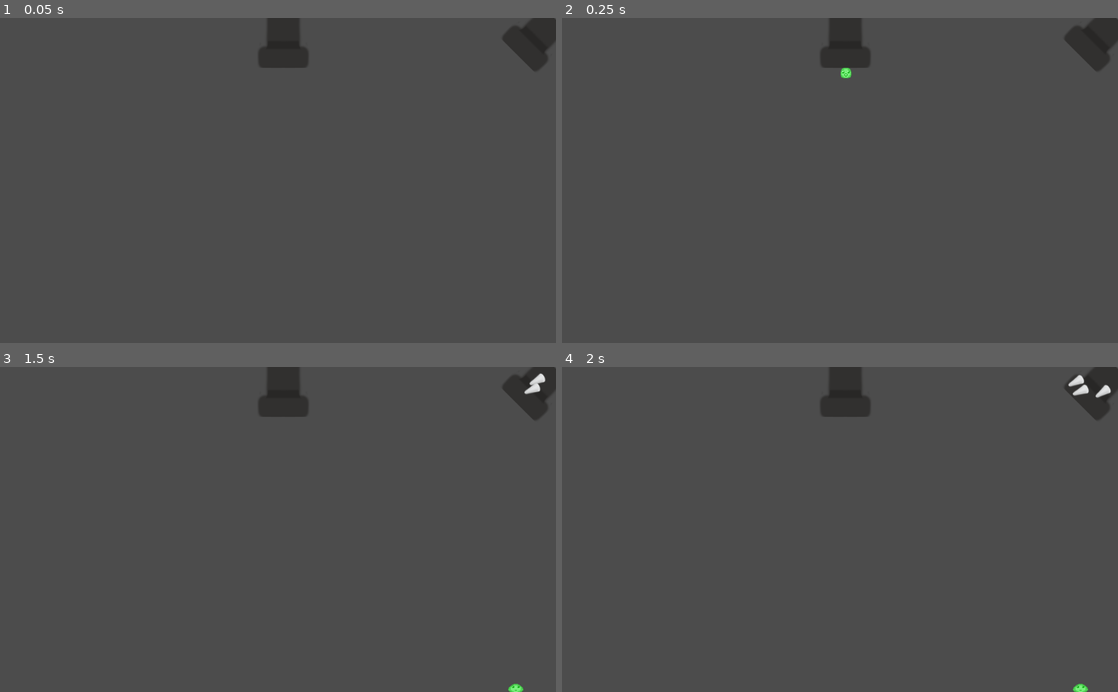
Above: before the commit, frames 1-4 (two rows, left to right).
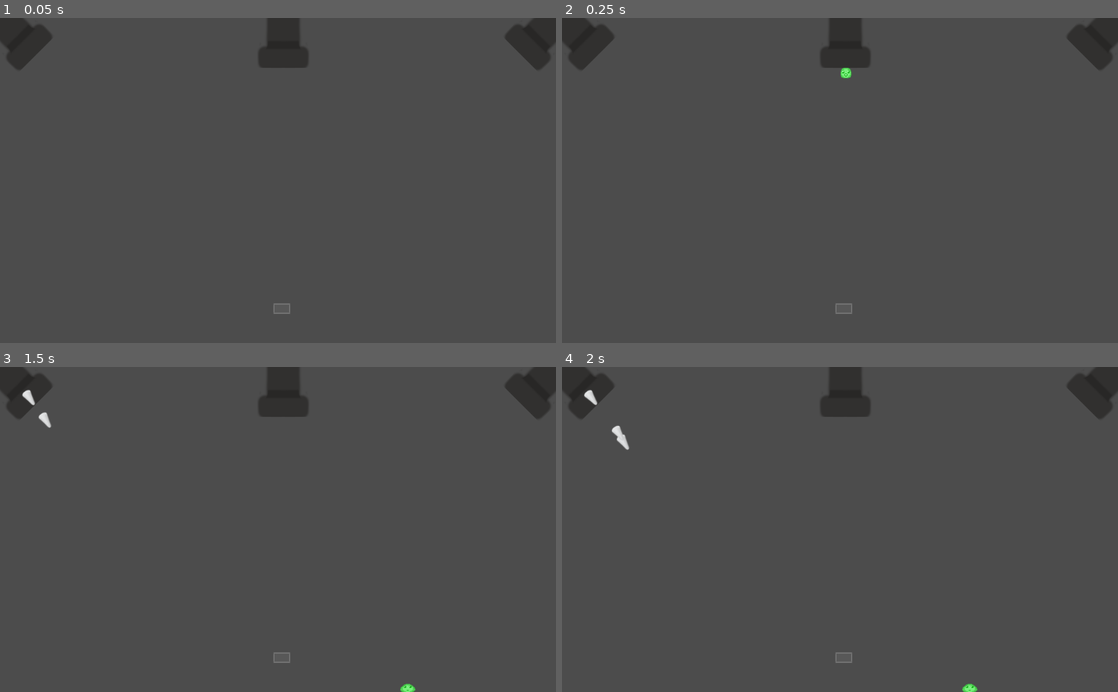
Above: after the commit, the same moments.

Repository: Aasherknight/Slimy
Game: Godot game, scene res://main.tscn
Two runs of this game, one before a commit and one after it. Both use one fixed random seed, a clock stepped at 60 frames per second and the inputs below.
Inputs:
- Up to frame 1 (0.05 s): no input
- Up to frame 2 (0.25 s): no input
- Up to frame 3 (1.5 s): hold Right (ui_right) 0.53-1.28 s; hold Down (ui_down) from 1.28 s (still down)
- Up to frame 4 (2 s): keep holding Down (ui_down)

The runs differ from the first frame. In frame 1, 1.0% of the frame differs, in the area x 0-100%, y 0-92%; in frame 2, 1.0%; in frame 3, 1.3%; in frame 4, 1.4%, in the area x 0-100%, y 0-100%.

Commit message:
spikes corrected
they will now spawn correctly and only hit the player

Diff:
--- a/Player.gd
+++ b/Player.gd
@@ -3,6 +3,8 @@
 export (int) var speed # how fast the player will move (pixels/sec)
 var screensize # size of the game window
 var velocity = Vector2(0,0) #player's movement vector.
+
+const platform = preload("platform.gd")
 
 #Spawn point
 var spawn = Vector2( 5, 5)
@@ -13,7 +15,7 @@
 var screen_bot = 590
 var jumpPower = 9
 var movSpeed = 1
-var maxMovSpeed = 9
+var maxMovSpeed = 5
 var friction = 0.5
 var grav = 0.25
 
@@ -32,7 +34,6 @@
 
 #Handle button presses
 func _process(delta):
-
 	#Move right, and if we aren't jumping/falling play the animation
 	if Input.is_action_pressed("ui_right"):
 		velocity.x = clamp(velocity.x+movSpeed, 0, maxMovSpeed)
@@ -98,10 +99,17 @@
 	position.y = clamp(position.y, 0, screen_bot)
 
 func _on_Player_body_entered(body):
-	emit_signal("hit")
+	if(body is platform):
+		falling = false
+		velocity.y = 0
+	else:
+		emit_signal("hit")
 
 func respawn():
 	position = spawn
+	falling = true
+	redTimer = 0
+	jellyCollected = 0
 
 func start(pos):
 	position = pos
--- a/Player.tscn
+++ b/Player.tscn
@@ -4,9 +4,9 @@
 [ext_resource path="res://art/move1.png" type="Texture" id=2]
 [ext_resource path="res://art/move2.png" type="Texture" id=3]
 [ext_resource path="res://art/slimey.png" type="Texture" id=4]
-[ext_resource path="res://art/fall1.png" type="Texture" id=5]
-[ext_resource path="res://art/jump3.png" type="Texture" id=6]
-[ext_resource path="res://art/smooshedslimy.png" type="Texture" id=7]
+[ext_resource path="res://art/smooshedslimy.png" type="Texture" id=5]
+[ext_resource path="res://art/fall1.png" type="Texture" id=6]
+[ext_resource path="res://art/jump3.png" type="Texture" id=7]
 
 [sub_resource type="SpriteFrames" id=1]
 
@@ -23,18 +23,18 @@
 }, {
 "frames": [ ExtResource( 5 ) ],
 "loop": true,
-"name": "falling",
+"name": "start_jump",
 "speed": 5.0
 }, {
 "frames": [ ExtResource( 6 ) ],
 "loop": true,
-"name": "jumping",
-"speed": 2.0
+"name": "falling",
+"speed": 5.0
 }, {
 "frames": [ ExtResource( 7 ) ],
 "loop": true,
-"name": "start_jump",
-"speed": 5.0
+"name": "jumping",
+"speed": 2.0
 } ]
 _sections_unfolded = [ "Resource" ]
 
@@ -44,7 +44,7 @@
 points = PoolVector2Array( 5, -2.75, 3.25, -5.5, 0, -7.5, -3.75, -5.5, -5.5, -2.75, -6.5, 3.5, -4, 5, 4, 5, 5.5, 3.5 )
 _sections_unfolded = [ "Resource" ]
 
-[node name="Player" type="Area2D"]
+[node name="Player" type="Area2D" index="0"]
 
 position = Vector2( 0, 590 )
 scale = Vector2( 2.40704, 2.40704 )
--- a/Spikes.gd
+++ b/Spikes.gd
@@ -1,7 +1,7 @@
 extends RigidBody2D
 
-export (int) var min_speed = 50  # Minimum speed range.
-export (int) var max_speed = 100 # Maximum speed range.
+export (int) var min_speed = 100  # Minimum speed range.
+export (int) var max_speed = 200 # Maximum speed range.
 
 func _ready():
 	pass
--- a/Spikes.tscn
+++ b/Spikes.tscn
@@ -6,8 +6,8 @@
 [node name="RigidBody2D" type="RigidBody2D"]
 
 input_pickable = false
-collision_layer = 1
-collision_mask = 1
+collision_layer = 5
+collision_mask = 2
 mode = 0
 mass = 1.0
 friction = 1.0
@@ -24,9 +24,9 @@
 angular_velocity = 0.0
 angular_damp = -1.0
 script = ExtResource( 1 )
-_sections_unfolded = [ "Collision", "collision" ]
-min_speed = 50
-max_speed = 100
+_sections_unfolded = [ "Collision", "Transform", "collision" ]
+min_speed = 100
+max_speed = 200
 
 [node name="Sprite" type="Sprite" parent="." index="0"]
 
@@ -37,4 +37,5 @@
 [node name="CollisionPolygon2D" type="CollisionPolygon2D" parent="." index="1"]
 
 build_mode = 0
-polygon = PoolVector2Array( -8.37085, -10.8952, -6.09813, -13.8673, -0.853394, -14.3917, 4.56617, -13.6924, 8.41232, -9.67147, 0.894852, 13.9298, -1.72752, 16.0277, -4.17506, 13.4054 )
+polygon = PoolVector2Array( -8.37085, -10.8952, -5.60922, -13.492, -0.853394, -14.3917, 4.56617, -13.6924, 8.6288, -10.3375, 0.894852, 13.9298, -1.85788, 16.6039, -4.17506, 13.4054 )
+_sections_unfolded = [ "Transform" ]
--- a/main.gd
+++ b/main.gd
@@ -1,6 +1,7 @@
 extends Node
 
 export (PackedScene) var Spikes
+export (PackedScene) var Platform
 var score
 var lives
 
@@ -21,9 +22,14 @@
 			if(child is Spike):
 				child.queue_free()
 	else:
+		for child in get_children():
+			if(child is Spike):
+				child.queue_free()
 		$Player.respawn()
 
 func new_game():
+	$Platform1.make_static()
+	$Platform1.show()
 	lives = 3
 	score = 0
 	$Player.start($startPosition.position)
@@ -36,21 +42,24 @@
 
 func _on_scoreTimer_timeout():
 	score += 1
-	if($mobTimer.get_wait_time()>0.05):
+	if(score%10==0):
 		$mobTimer.set_wait_time($mobTimer.get_wait_time()-0.05)
 
 func _on_mobTimer_timeout():
-	# Choose a random location on Path2D.
-	$Pipe1/Pipe1Spawn.set_offset(randi())
 	# Create a Spike instance and add it to the scene.
-	var mob = Spikes.instance()
-	add_child(mob)
-	# Set the mob's direction perpendicular to the path direction.
-	var direction = $Pipe1/Pipe1Spawn.rotation
-	# Set the mob's position to a random location.
-	mob.position = $Pipe1/Pipe1Spawn.position
-	# Add some randomness to the direction.
-	direction += rand_range(-PI / 4, PI / 4)
-	mob.rotation = direction
-	# Choose the velocity.
-	mob.set_axis_velocity(Vector2(rand_range(mob.min_speed, mob.max_speed), 0).rotated(180-direction))
+	var spike = Spikes.instance()
+	add_child(spike)
+
+	var degrees = 0
+
+	#select the spawn point
+	match(randi() % 2):
+		0:
+			spike.position = $Pipe1.position
+			degrees = rand_range(15,75)
+		1:
+			spike.position = $Pipe2.position
+			degrees = rand_range(285,345)
+
+	spike.rotation = (degrees*PI)/180
+	spike.set_axis_velocity(Vector2(0,rand_range(spike.min_speed, spike.max_speed)).rotated((degrees*PI)/180))
--- a/main.tscn
+++ b/main.tscn
@@ -1,21 +1,21 @@
-[gd_scene load_steps=6 format=2]
+[gd_scene load_steps=7 format=2]
 
 [ext_resource path="res://main.gd" type="Script" id=1]
 [ext_resource path="res://Spikes.tscn" type="PackedScene" id=2]
 [ext_resource path="res://Player.tscn" type="PackedScene" id=3]
 [ext_resource path="res://art/pipe.png" type="Texture" id=4]
+[ext_resource path="res://platform.tscn" type="PackedScene" id=5]
+[ext_resource path="res://platform.gd" type="Script" id=6]
 
-[sub_resource type="Curve2D" id=1]
-
-bake_interval = 5.0
-_data = {
-"points": PoolVector2Array( 0, 0, 0, 0, 973.168, 5.12096, 0, 0, 0, 0, 1020.53, 53.8449 )
-}
-
-[node name="Node" type="Node" index="0"]
+[node name="Node" type="Node"]
 
 script = ExtResource( 1 )
+__meta__ = {
+"_edit_horizontal_guides_": [  ],
+"_edit_vertical_guides_": [ 1024.41 ]
+}
 Spikes = ExtResource( 2 )
+Platform = null
 
 [node name="mobTimer" type="Timer" parent="." index="0"]
 
@@ -44,45 +44,49 @@
 scale = Vector2( 0.831027, 0.645731 )
 _sections_unfolded = [ "Transform" ]
 
-[node name="Pipe1" type="Path2D" parent="." index="4"]
+[node name="Player" parent="." index="4" instance=ExtResource( 3 )]
 
-self_modulate = Color( 0.5, 0.6, 1, 0.7 )
-position = Vector2( -41.4558, 40.3431 )
-scale = Vector2( 0.999046, 0.997994 )
-curve = SubResource( 1 )
+position = Vector2( 522.085, 32.3428 )
+scale = Vector2( 2.40474, 2.40221 )
 
-[node name="Pipe1Spawn" type="PathFollow2D" parent="Pipe1" index="0"]
+[node name="Pipe1" type="Position2D" parent="." index="5"]
 
-position = Vector2( 973.168, 51.98 )
-rotation = 0.799529
-offset = 0.0
-h_offset = 0.0
-v_offset = 0.0
-rotate = true
-cubic_interp = true
-loop = true
-lookahead = 4.0
+position = Vector2( 968.573, 58.0559 )
 _sections_unfolded = [ "Transform" ]
 
-[node name="Player" parent="." index="5" instance=ExtResource( 3 )]
+[node name="Pipe2" type="Position2D" parent="." index="6"]
 
-position = Vector2( 522.988, 32.3428 )
-scale = Vector2( 2.40474, 2.40221 )
+position = Vector2( 54.7978, 56.4268 )
+_sections_unfolded = [ "Transform" ]
 
-[node name="Sprite" type="Sprite" parent="." index="6"]
+[node name="Sprite" type="Sprite" parent="." index="7"]
 
-position = Vector2( 987.887, 35.6044 )
+position = Vector2( 992.669, 33.258 )
 rotation = 0.785398
 scale = Vector2( 0.75, 0.75 )
 texture = ExtResource( 4 )
 _sections_unfolded = [ "Offset", "Transform" ]
 
-[node name="Sprite2" type="Sprite" parent="." index="7"]
+[node name="Sprite2" type="Sprite" parent="." index="8"]
 
 position = Vector2( 521.906, 43.9553 )
 scale = Vector2( 0.75, 0.75 )
 texture = ExtResource( 4 )
 _sections_unfolded = [ "Offset", "Transform" ]
+
+[node name="Sprite3" type="Sprite" parent="." index="9"]
+
+position = Vector2( 33.258, 33.258 )
+rotation = -0.785398
+scale = Vector2( 0.75, 0.75 )
+texture = ExtResource( 4 )
+_sections_unfolded = [ "Offset", "Transform" ]
+
+[node name="Platform1" parent="." index="10" instance=ExtResource( 5 )]
+
+position = Vector2( 519.036, 536.543 )
+can_sleep = false
+script = ExtResource( 6 )
 
 [connection signal="timeout" from="mobTimer" to="." method="_on_mobTimer_timeout"]
 
--- a/mobs.gd
+++ b/mobs.gd
@@ -23,7 +23,5 @@
 
 	pass
 
-
-
 func _on_Visibility_screen_exited():
     queue_free()
--- a/platform.gd
+++ b/platform.gd
@@ -1,8 +1,6 @@
 extends RigidBody2D
 
-export var position = Vector2( 0, 0) #location of this object
-
-var platform_types = ["moving", "static", "falling", "hazard"] #types that a platform can be
+var plat_types = ["moving", "static", "falling", "hazard"] #types that a platform can be
 
 var size #the size of the platform
 
@@ -12,14 +10,11 @@
 var plattype #tracks what platform this object is
 
 func _ready():
-	plattype = randi() % platform_types.size()
-	$AnimatedSprite.animation = plat_types[plattype]
-	if(platform_types[plattype] != "hazard"):
-		$platformCollision.disabled = false
-	else:
-		$hazardCollision.disabled = false
-
 	pass
 
+func make_static():
+	$AnimatedSprite.animation = "static"
+	$platformCollision.disabled = false
+
 func _on_Visibility_screen_exited():
-    queue_free()
+	queue_free()
--- a/platform.tscn
+++ b/platform.tscn
@@ -1,16 +1,16 @@
-[gd_scene load_steps=5 format=2]
+[gd_scene load_steps=4 format=2]
 
 [ext_resource path="res://art/platform.png" type="Texture" id=1]
-[ext_resource path="res://art/hazard.png" type="Texture" id=2]
 
 [sub_resource type="SpriteFrames" id=1]
 
 animations = [ {
-"frames": [ ExtResource( 1 ), ExtResource( 1 ), ExtResource( 1 ), ExtResource( 2 ) ],
+"frames": [ ExtResource( 1 ) ],
 "loop": true,
-"name": "default",
+"name": "static",
 "speed": 5.0
 } ]
+_sections_unfolded = [ "Resource" ]
 
 [sub_resource type="RectangleShape2D" id=2]
 
@@ -20,10 +20,9 @@
 [node name="RigidBody2D" type="RigidBody2D"]
 
 position = Vector2( 99.9369, 59.5727 )
-scale = Vector2( 1.32109, 1.16542 )
 input_pickable = false
 collision_layer = 5
-collision_mask = 1
+collision_mask = 4
 mode = 0
 mass = 1.0
 friction = 1.0
@@ -39,12 +38,12 @@
 linear_damp = -1.0
 angular_velocity = 0.0
 angular_damp = -1.0
-_sections_unfolded = [ "Collision" ]
+_sections_unfolded = [ "Collision", "Transform" ]
 
 [node name="AnimatedSprite" type="AnimatedSprite" parent="." index="0"]
 
 frames = SubResource( 1 )
-animation = "default"
+animation = "static"
 
 [node name="VisibilityNotifier2D" type="VisibilityNotifier2D" parent="." index="1"]
 
